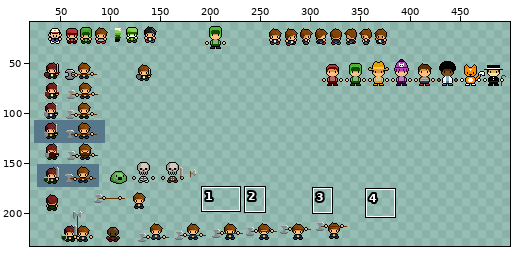
A sprite sheet gets an edit: extra/jumble.png. The picture above shows the old version from afar; the outline marks the close-up.
Close-up. Before the commit:
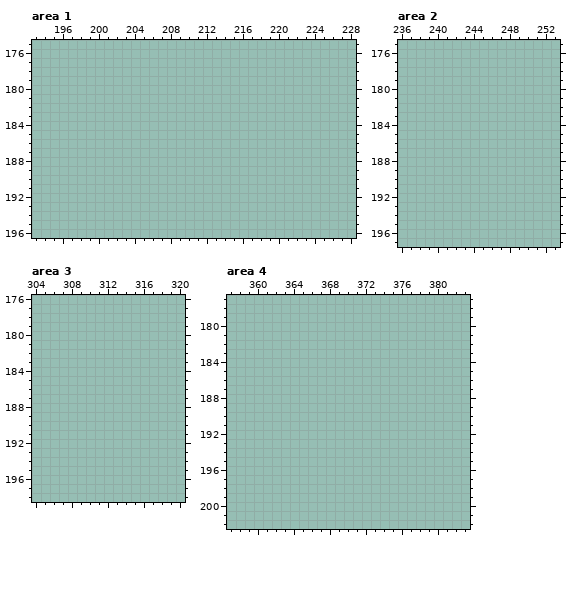
The file is 500x500 pixels. Colours within 5 levels of each other are drawn and written as one. Shown: area 1: x 193..228, y 175..196; area 2: x 236..253, y 175..197; area 3: x 304..320, y 176..198; area 4: x 357..383, y 177..202. The wide view leaves out empty margins. The commit also changed other parts of the picture, which this record leaves out.
And afterwards:
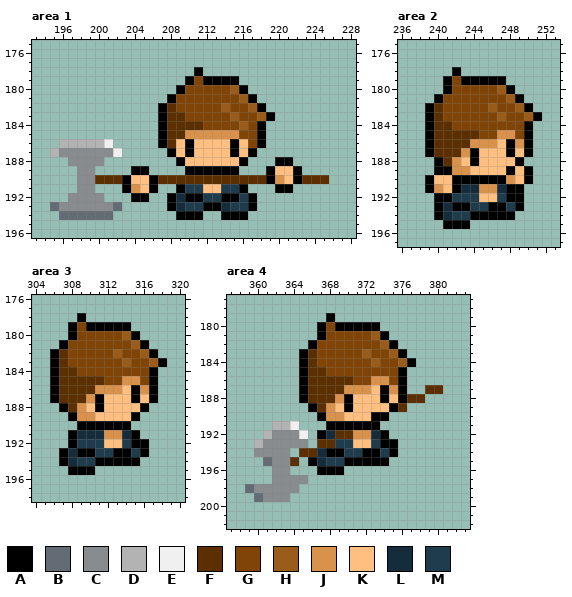
Palette (. is transparent): A #000000  B #646c73  C #888c8f  D #b3b3b3  E #f0f0f0  F #5c2f00  G #804506  H #995c1a  J #d9924c  K #ffbf80  L #142c3b  M #1f3c4d
Change:
Changed rows in their new state; - is an unchanged pixel.
Area 1:
first column x 195:
178 ----------------A--------------
179 ---------------AGAAAA----------
180 --------------AGGGGGHA---------
181 -------------AGGGGGGGHA--------
182 ------------AFGGGGGHGGHA-------
183 ------------AFFGGGGGHGGHA------
184 ------------AFFFFGGGGHGA-------
185 ------------AFFJJJJJJGGA-------
186 -DDDDDE-----AFKAKKKKAKGA-------
187 DCCCCCCE-----AKAKKKKAKA--------
188 --CCCC--------AKKKKKKA---AA----
189 ---CC----AA----AAAAAA---AKKA---
190 ---CCFFFAKKAFFFFFFFFFFFFAJKAFFF
191 ---CC---AJKA--AMMKKMMA---AA----
192 --CCCC---AA--ALAAMMAAMA--------
193 BCCCCCCB-----ALMMAALMMA--------
194 -BBBBBB-------AAA--AAA---------
Area 2:
first column x 239:
178 ---A---------
179 --AGAAAAA----
180 --AGGGGGHA---
181 -AGGGGGGGHA--
182 AFGGGGGHGGHA-
183 AFGGGGGGHGGHA
184 AFFGGGGGGGGA-
185 AFFFFFGGJJGA-
186 AFFFFJJJKAJA-
187 AFFFJAKKKAKA-
188 -AFJKAKKKKA--
189 -AAJJKKKKAKA-
190 AKKAAAAAAJKA-
191 AJKALLJJLAA--
192 -AAMMMKKMAA--
193 -ALAAMMAAMA--
194 -ALMMAAAAA---
195 --AAA--------
Area 3:
first column x 306:
178 ---A---------
179 --AGAAAAA----
180 --AGGGGGHA---
181 -AGGGGGGGHA--
182 AFGGGGGHGGHA-
183 AFGGGGGGHGGHA
184 AFFGGGGGGGGA-
185 AFFFFFGGJJGA-
186 AFFFFJJJKAJA-
187 AFFFJAKKKAKA-
188 -AFJKAKKKKA--
189 --AJJKKKKA---
190 ---AAAAAA----
191 --ALLLJJLA---
192 --AMMMKKMAA--
193 -ALAAMMAAMA--
194 -ALMMAAAAA---
195 --AAA--------
Area 4:
first column x 359:
179 ---------A------------
180 --------AGAAAAA-------
181 --------AGGGGGHA------
182 -------AGGGGGGGHA-----
183 ------AFGGGGGHGGHA----
184 ------AFGGGGGGHGGHA---
185 ------AFFGGGGGGGGA----
186 ------AFFFFFGGJJGA----
187 ------AFFFFJJJKAJA--FF
188 ------AFFFJAKKKAKAFF--
189 -------AFJKAKKKKAF----
190 --------AJJKKKAA------
191 ---DDE---AAAAAA-------
192 --DCCCE-ALFFJJLA------
193 -DCCCCC-FFMMKKMAA-----
194 -CCCC-FFLAAMMAAMA-----
195 --BCCF-ALMMAAAAA------
196 ---CC---AAA-----------
197 ---CCCC---------------
198 BCCCCC----------------
199 -BCCC-----------------
Boxes around the changes in both close-ups, in picture pixels (x1, y1, x2, y2):
added: (50, 67, 329, 220)
added: (425, 67, 542, 229)
added: (50, 313, 167, 475)
added: (245, 313, 443, 502)
